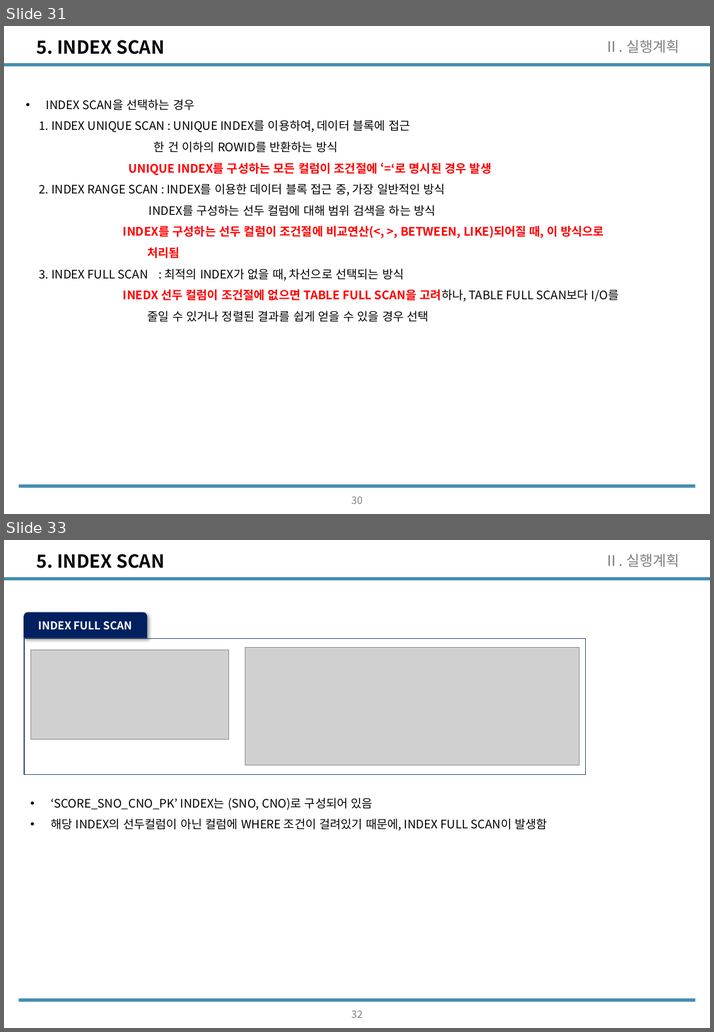
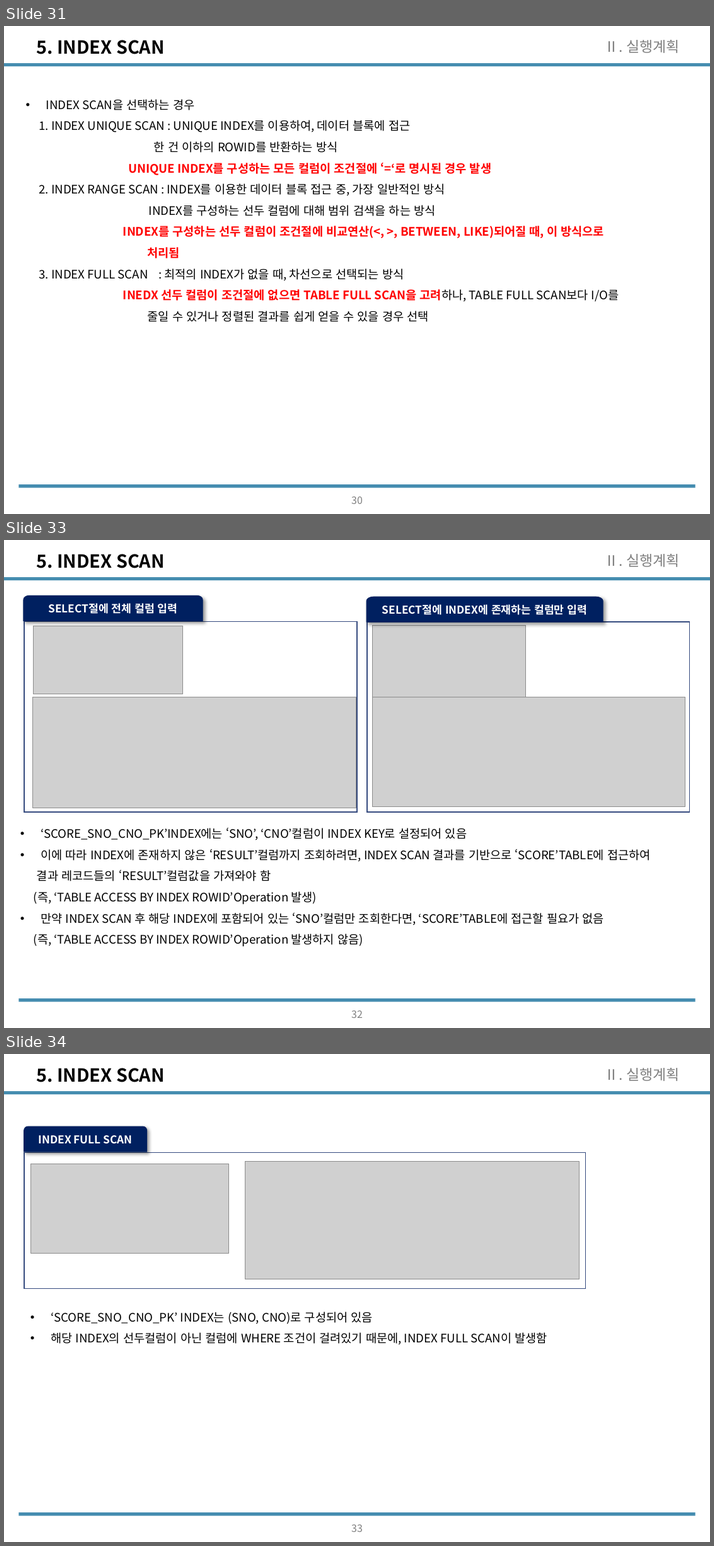
Before and after one commit to wooseok1152/SQL, a slide deck: SQL_seminar/SQL중상급활용_CH2.pptx. Shown one above the other, each under a label of ours: slides 31 and 33 before the commit, slides 31, 33 and 34 after it; the slides between them are not shown. The pictures are 714x1032 and 714x1546 pixels, drawn with LibreOffice and Linux fonts; fonts in the diff are those of the drawing; grey boxes stand for pictures. Boxes give left, top, right and bottom in pixels: in the first picture for what was removed or moved away, otherwise in the second. Text is boxed around its words. In the diff, an @@ line names an element or a change of style, - is before the commit and + after.

```diff
--- a/SQL_seminar/SQL중상급활용_CH2.pptx
+++ b/SQL_seminar/SQL중상급활용_CH2.pptx
@@ slide 33 added at box(4, 540, 710, 1028), background #FFFFFF; not listed: 2 template elements that a slide beside it also shows @@
@@ title added at box(36, 554, 165, 568), 20 pt, text #000000, bold @@
+5. INDEX SCAN
@@ text added at box(604, 554, 679, 567), 16 pt, text #808080 @@
+Ⅱ. 실행계획
@@ group added at box(366, 597, 689, 812): 2 pictures, 1 rectangle, 1 freeform shape @@
+SELECT절에 INDEX에 존재하는 컬럼만 입력
@@ group added at box(24, 596, 357, 812): 2 pictures, 1 rectangle, 1 freeform shape @@
+SELECT절에 전체 컬럼 입력
@@ text added at box(34, 828, 650, 947), 13 pt, text #000000 @@
+• ‘SCORE_SNO_CNO_PK’INDEX에는 ‘SNO’, ‘CNO’컬럼이 INDEX KEY로 설정되어 있음
+• 이에 따라 INDEX에 존재하지 않은 ‘RESULT’컬럼까지 조회하려면, INDEX SCAN 결과를 기반으로 ‘SCORE’TABLE에 접근하여
+결과 레코드들의 ‘RESULT’컬럼값을 가져와야 함
+(즉, ‘TABLE ACCESS BY INDEX ROWID’Operation 발생)
+• 만약 INDEX SCAN 후 해당 INDEX에 포함되어 있는 ‘SNO’컬럼만 조회한다면, ‘SCORE’TABLE에 접근할 필요가 없음
+(즉, ‘TABLE ACCESS BY INDEX ROWID’Operation 발생하지 않음)
@@ page number added at box(351, 1011, 362, 1018), 11.1 pt, text #808080 @@
+32
@@ what was slide 33 is now slide 34 @@
@@ page number at box(351, 1525, 362, 1532): text changed @@
-32
+33
```
Also in this commit, not shown: 7 slides changed, 1 other slide added, 6 other files.
